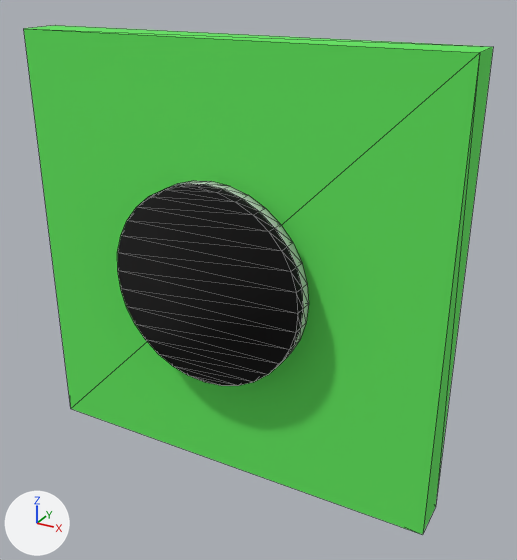
Two versions of the glTF model src/data/board.glb, one commit apart.
Before and after are seen from a 50 mm lens placed at (1.54, -2.35, 1.26), pointed at (0.23, 0.03, 0.07). The lights are fixed; the arrows at lower left show +X, +Y and +Z. Mesh edges are drawn as thin lines. Where no turn or scale is listed for an object, it has been applied to the vertices.

Objects in the first picture: 'Board', 'Piece'.
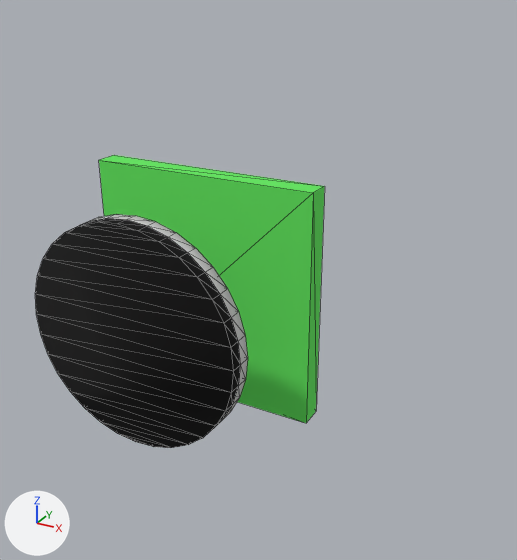
What differs and where, as boxes [x1, y1, x2, y2] in the pictures (517 x 560 px):
'Board', moved, rescaled (52% narrower, 47% shorter): before [24, 25, 493, 535]; after [99, 155, 325, 423]
'Piece', moved: before [117, 181, 309, 386]; after [35, 214, 248, 448]

Patch to the scene script:
```diff
--- a/src/data/board.glb.py
+++ b/src/data/board.glb.py
@@ ob_board @@
 ob_board = bpy.data.objects.new('Board', me_cube_001)
-ob_board.location = (0.0, 0.2, 0.0)
+ob_board.location = (0.0, 0.0, 0.0)
 ob_board.rotation_euler = (1.571, 0.0, 0.0)  # degrees (90, 0, 0)
-ob_board.scale = (1.0, 1.0, 0.1)
+ob_board.scale = (0.5, 0.5, 0.05)
@@ ob_piece @@
 ob_piece = bpy.data.objects.new('Piece', me_cylinder)
-ob_piece.location = (0.0, 0.0, 0.0)
+ob_piece.location = (0.0, -0.5, 0.0)
```
